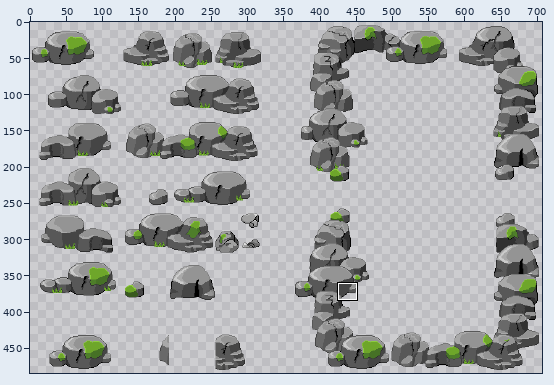
Sprite sheet: maps/assets/[M]Rocks2.png. Above: a wide view before the commit, with the close-up outlined.
Close-up. Before:
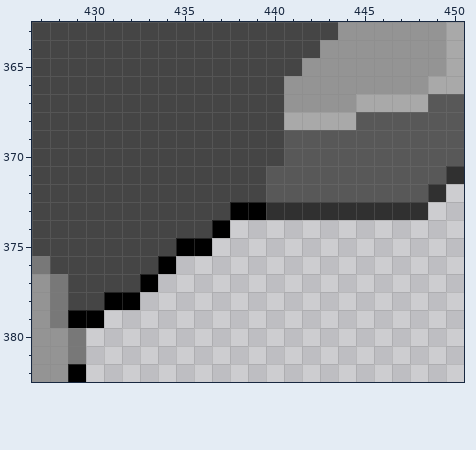
The file is 768x512 pixels. Pixels under 10% opacity are left out. Colours within 5 levels of each other are drawn and written as one. Shown: x 427..450, y 363..382. The wide view leaves out empty margins. The commit also changed other parts of the picture, which this record leaves out.
The same view after the edit:
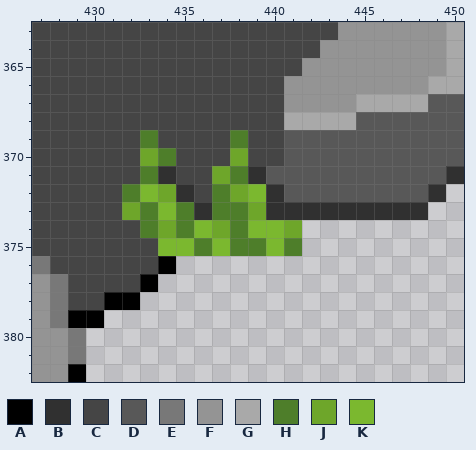
Palette (. is transparent): A #000000  B #303030  C #454545  D #585858  E #787878  F #949494  G #a9a9a9  H #4e7e2a  J #6ea62a  K #7bb82f
The edit:
Colour B replaces colour C in row 371 at x 434 and 439; in row 372 at x 435; in row 373 at x 436.
Colour B replaces colour D in row 372 at x 440.
Colour H is added in row 374 at x 438; in row 375 at x 438 to 439 and 441.
Colour H replaces colour A in row 373 at x 438; in row 375 at x 436.
Colour H replaces colour C in row 369 at x 433 and 438; in row 370 at x 434; in row 371 at x 433 and 438; in row 372 at x 432 and 437; in row 373 at x 433, 435 and 437; in row 374 at x 433 and 435.
Colour J is added in row 374 at x 441.
Colour J replaces colour A in row 373 at x 439; in row 374 at x 437.
Colour J replaces colour C in row 370 at x 433 and 438; in row 371 at x 437; in row 372 at x 434 and 438; in row 373 at x 432; in row 374 at x 434.
Colour K is added in row 374 at x 439 to 440; in row 375 at x 437 and 440.
Colour K replaces colour A in row 375 at x 435.
Colour K replaces colour C in row 372 at x 433 and 439; in row 373 at x 434; in row 374 at x 436; in row 375 at x 434.
